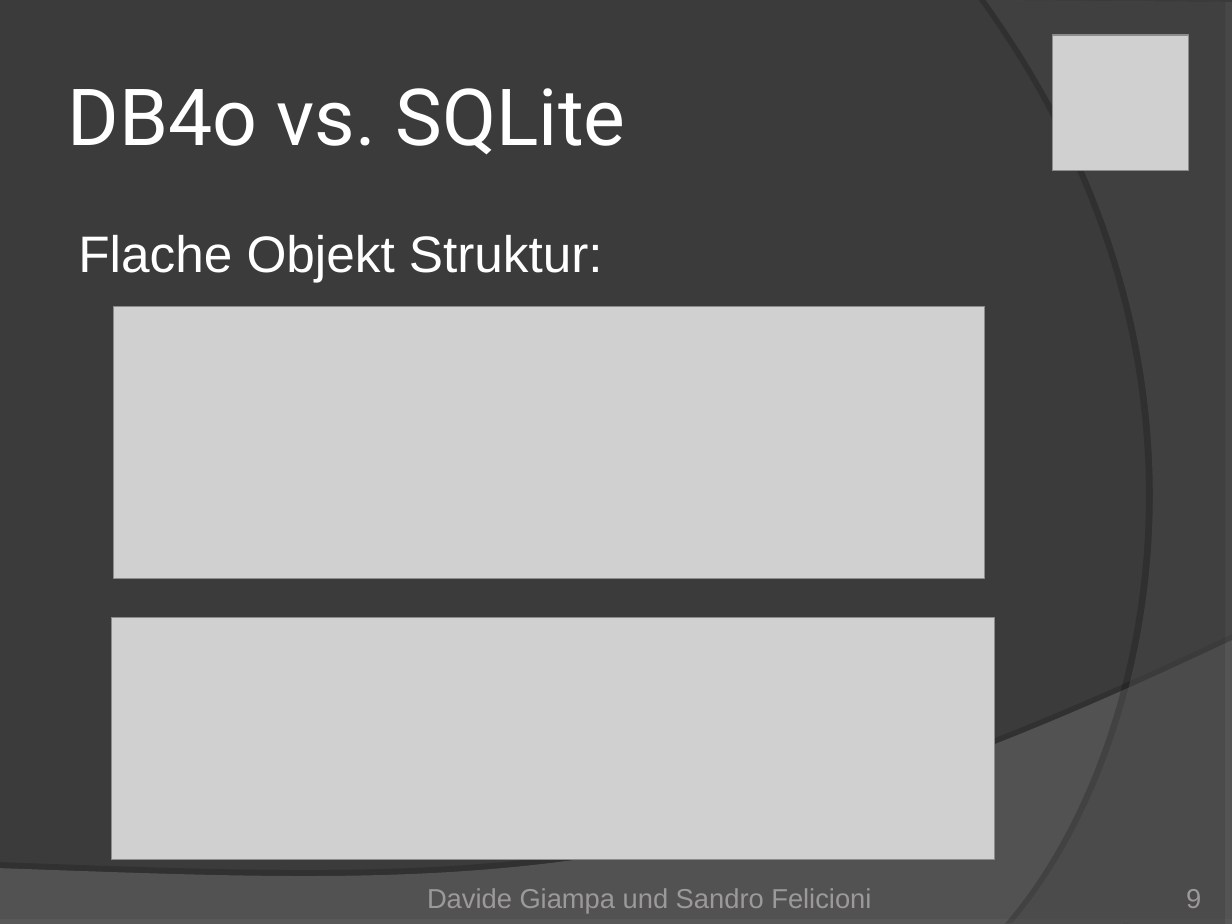
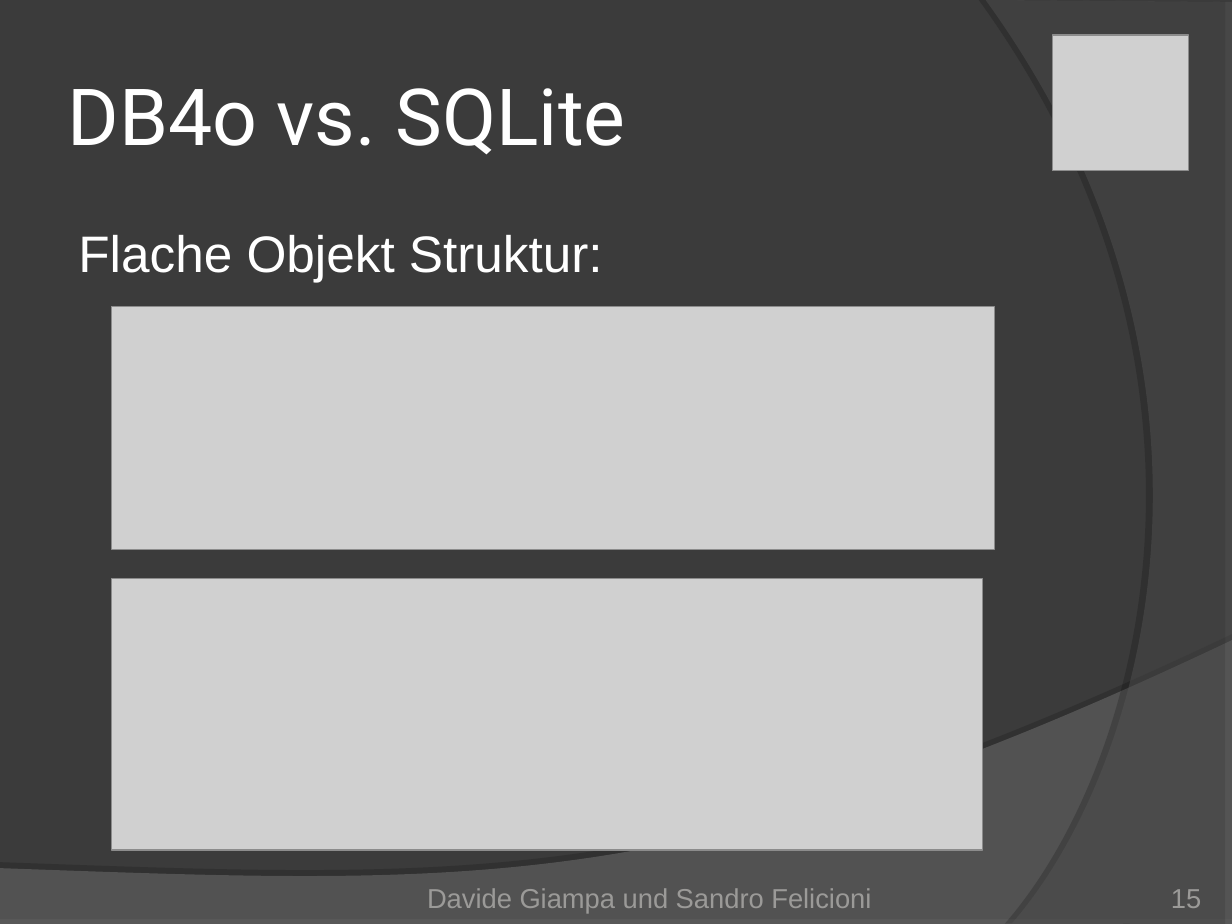
Before and after one commit to Mr-Slash/TrailDevils, a slide deck: slide 15 of doc/01_Project Management/TrailDevils-final.ppt (slide 9 before the commit). Drawn at 1232x924 pixels with LibreOffice and Linux fonts; fonts in the diff are those of the drawing; grey boxes stand for pictures. Boxes give left, top, right and bottom in pixels: in the first picture for what was removed or moved away, otherwise in the second. Text is boxed around its words. In the diff, an @@ line names an element or a change of style, - is before the commit and + after.

```diff
--- a/doc/01_Project Management/TrailDevils-final.ppt
+++ b/doc/01_Project Management/TrailDevils-final.ppt
@@ picture: place and size @@
-picture at (113, 307, 984, 578)
+picture at (112, 307, 994, 549)
@@ picture: place and size @@
-picture at (112, 617, 994, 860)
+picture at (111, 578, 982, 849)
@@ page number at (1171, 889, 1201, 908): text changed @@
-9
+15
```
Also in this commit, not shown: 5 other slides changed, 2 slides added, 1 other file.
